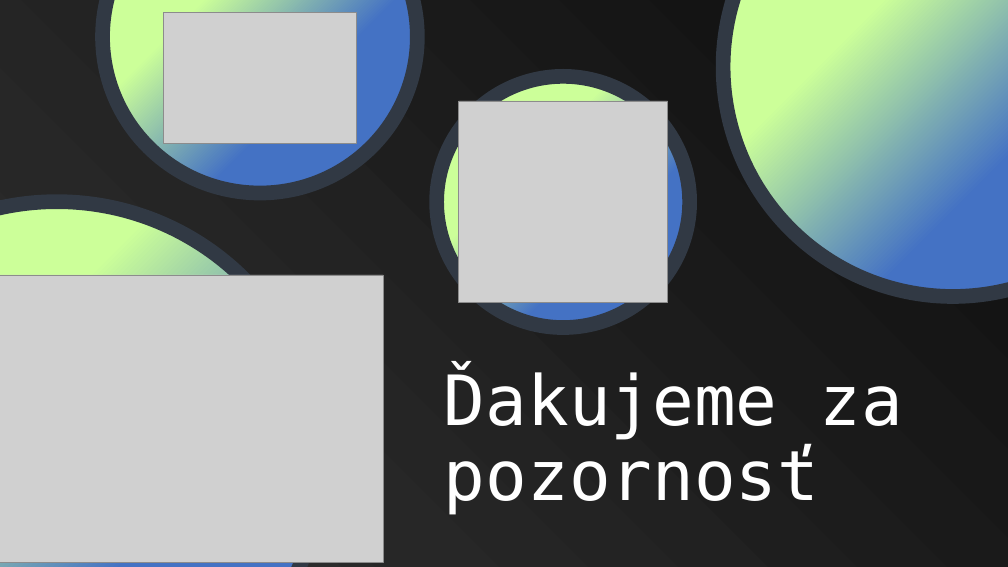
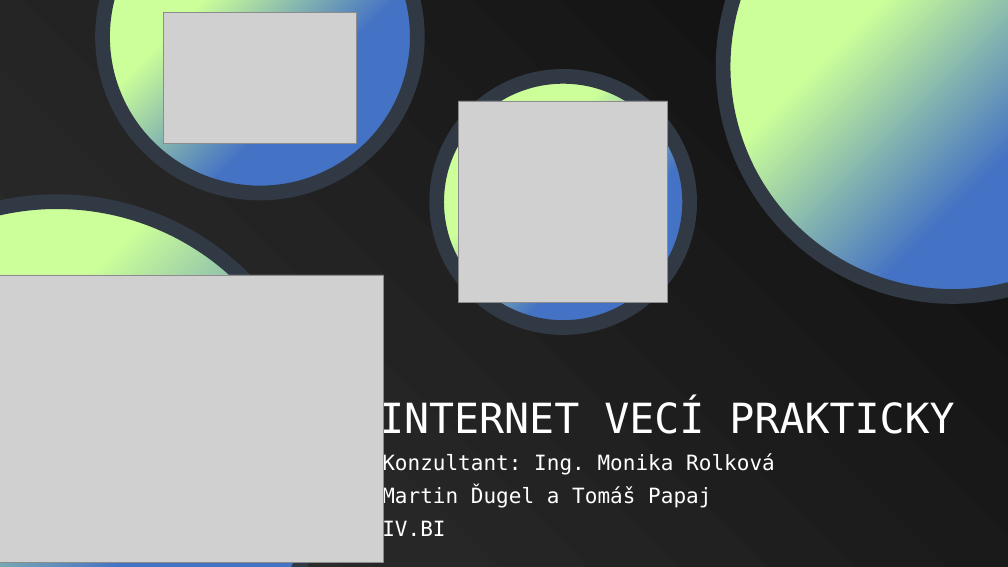
Before and after one commit to Moriacik/SOC, a slide deck: slide 11 of prezentácia-finálna-v2.pptx. Drawn at 1008x567 pixels with LibreOffice and Linux fonts; fonts in the diff are those of the drawing; grey boxes stand for pictures. Boxes give left, top, right and bottom in pixels: in the first picture for what was removed or moved away, otherwise in the second. Text is boxed around its words. In the diff, an @@ line names an element or a change of style, - is before the commit and + after.

```diff
--- a/prezentácia-finálna-v2.pptx
+++ b/prezentácia-finálna-v2.pptx
@@ text removed at <box>444,369,902,515</box> @@
-Ďakujeme za pozornosť
@@ title "INTERNET VECÍ PRAKTICKY" rewrapped from <box>0,394,310,454</box> to <box>379,399,954,442</box> @@
@@ subtitle "Konzultant: Ing. Monika Rolková" rewrapped from <box>0,448,200,545</box> to <box>382,453,775,541</box> @@
```
Also in this commit, not shown: 1 other file.
